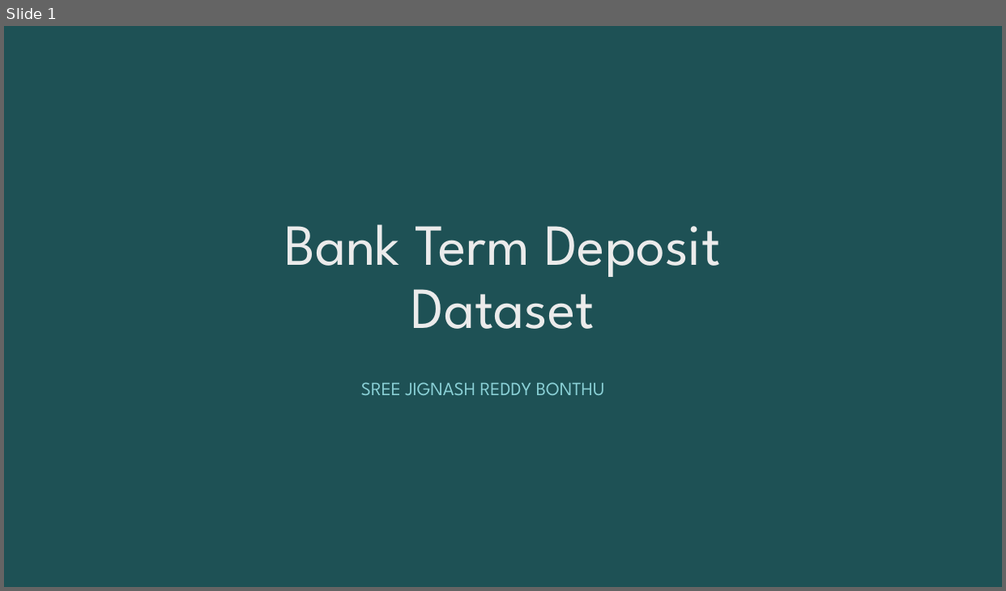
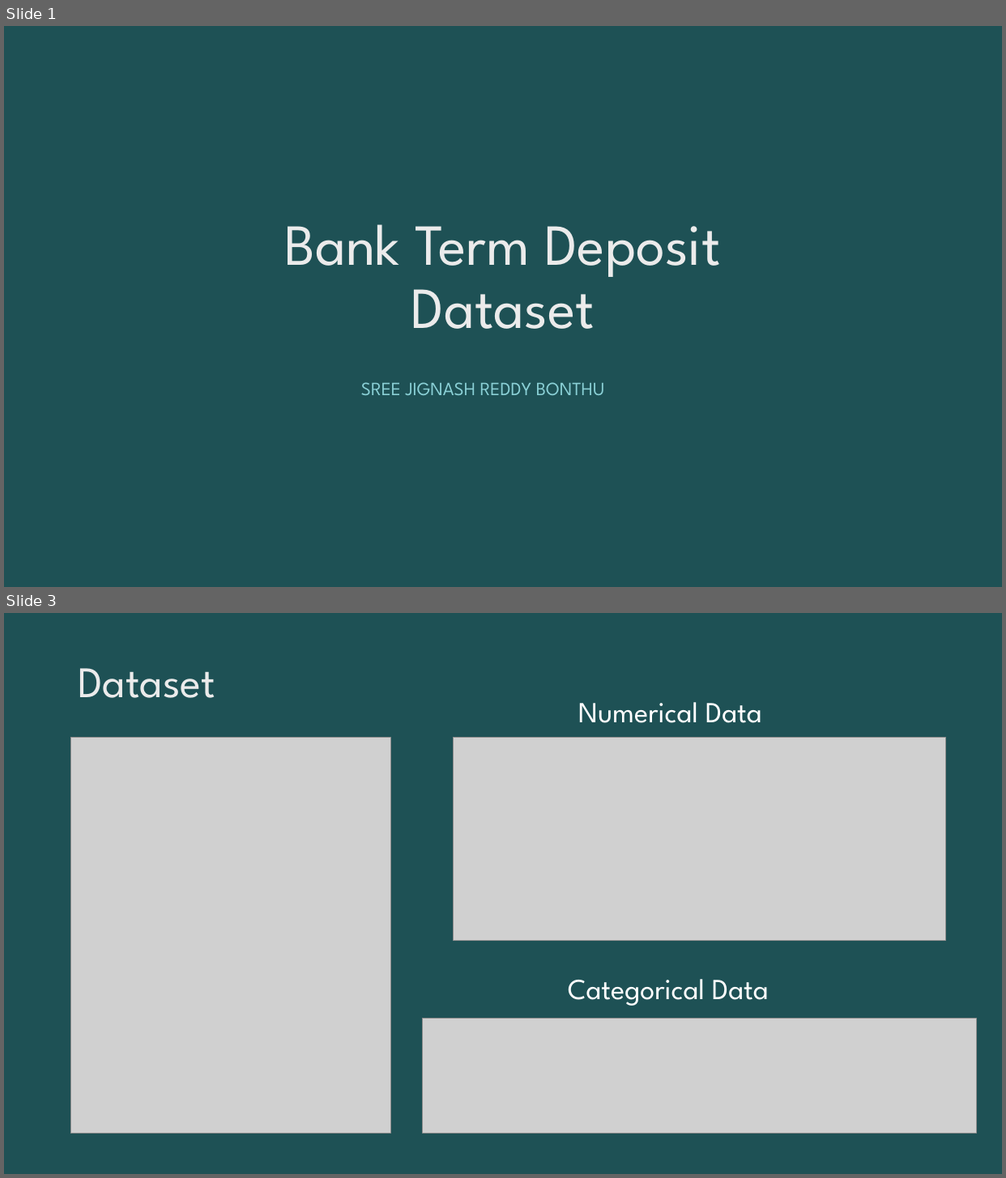
Before and after one commit to syncfailed/PredictiveAnalyticsProject, a slide deck: Predictive Analytics.pptx. Shown one above the other, each under a label of ours: slide 1 before the commit, slides 1 and 3 after it; the slides between them are not shown. The pictures are 1006x591 and 1006x1178 pixels, drawn with LibreOffice and Linux fonts; fonts in the diff are those of the drawing; grey boxes stand for pictures. Boxes give left, top, right and bottom in pixels: in the first picture for what was removed or moved away, otherwise in the second. Text is boxed around its words. In the diff, an @@ line names an element or a change of style, - is before the commit and + after.

```diff
--- a/Predictive Analytics.pptx
+++ b/Predictive Analytics.pptx
@@ slide 3 added at <box>4,613,1002,1174</box>, background #1E5155 @@
@@ text added at <box>78,668,215,698</box>, 42 pt, text #EBEBEB @@
+Dataset
@@ text added at <box>578,702,762,723</box>, 28 pt, text #FFFFFF @@
+Numerical Data
@@ picture added at <box>70,737,390,1133</box> @@
@@ picture added at <box>454,737,946,941</box> @@
@@ text added at <box>568,979,769,1006</box>, 28 pt, text #FFFFFF @@
+Categorical Data
@@ picture added at <box>423,1018,977,1133</box> @@
```
Also in this commit, not shown: 1 slide changed, 3 other slides added, 2 slides removed, 4 other files.
